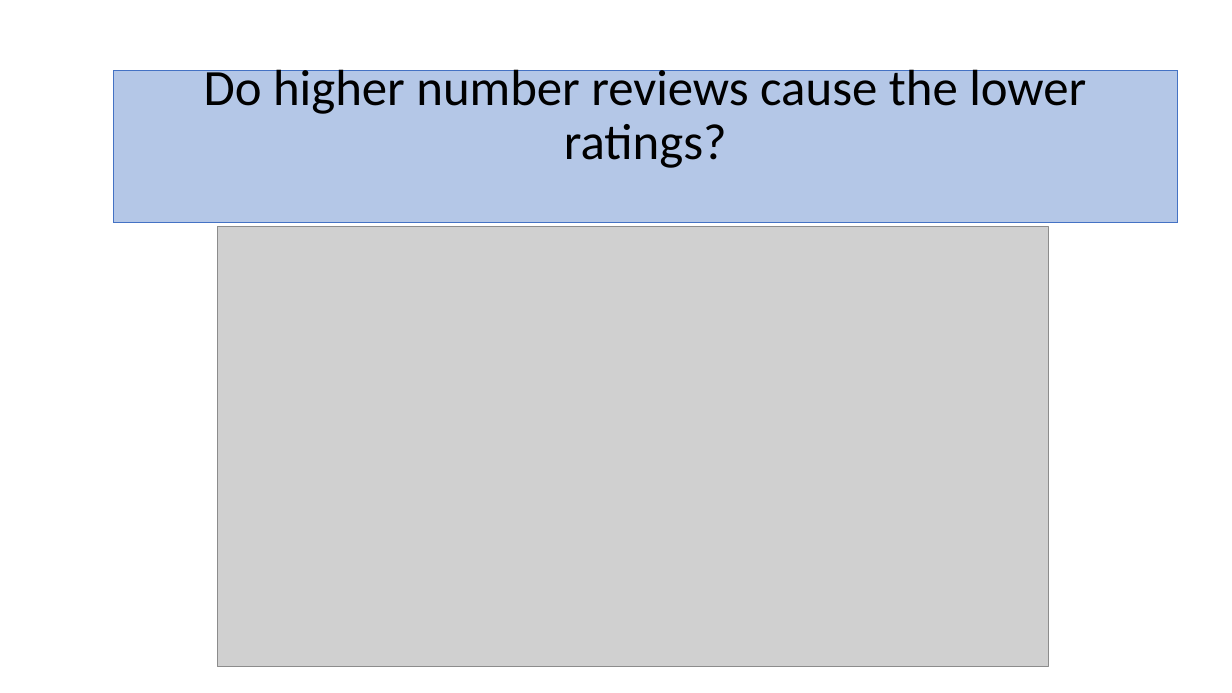
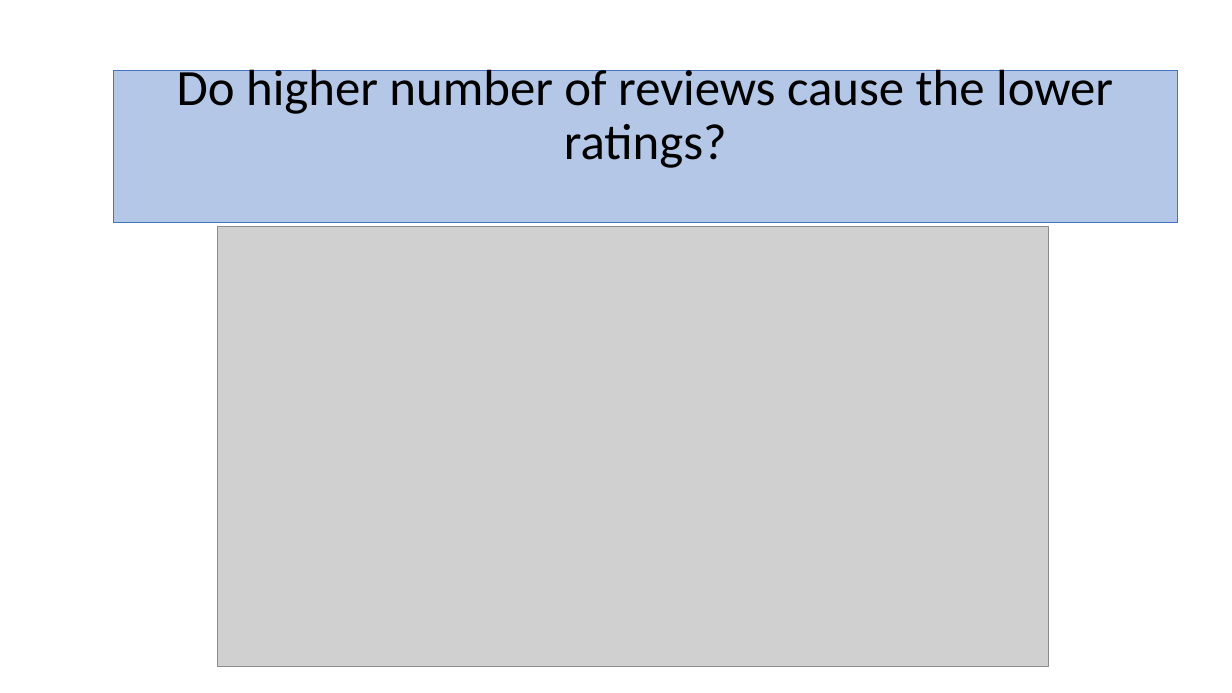
Before and after one commit to lordofmax/web_scraping_project, a slide deck: slide 9 of BestBuyFridge/Web Scraping Project - Kevin.pptx. Drawn at 1232x693 pixels with LibreOffice and Linux fonts; fonts in the diff are those of the drawing; grey boxes stand for pictures. Boxes give left, top, right and bottom in pixels: in the first picture for what was removed or moved away, otherwise in the second. Text is boxed around its words. In the diff, an @@ line names an element or a change of style, - is before the commit and + after.

```diff
--- a/BestBuyFridge/Web Scraping Project - Kevin.pptx
+++ b/BestBuyFridge/Web Scraping Project - Kevin.pptx
@@ title at (177, 63, 1113, 168): text changed @@
-Do higher number reviews cause the lower ratings?
+Do higher number of reviews cause the lower ratings?
```
Also in this commit, not shown: 4 other slides changed, 1 slide added.
